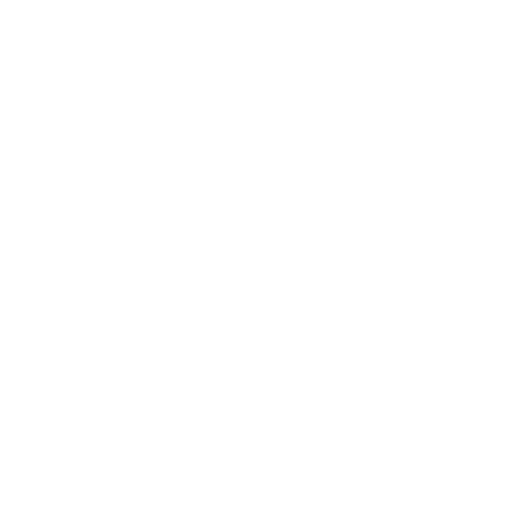
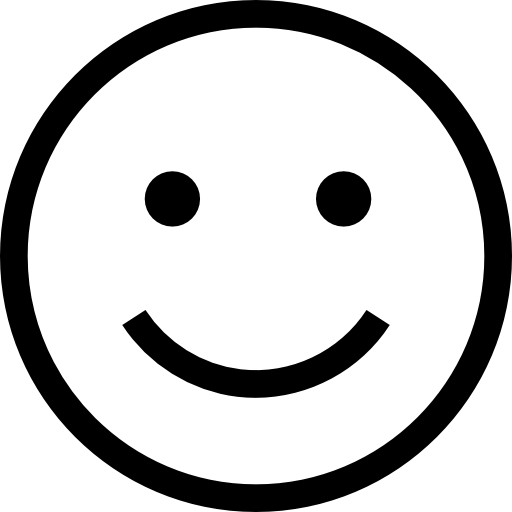
Revision of a layered 512 × 512 image; what changed, layer by layer:
added layer "react" above "fullscreen-exit" over [0, 0, 512, 512]
